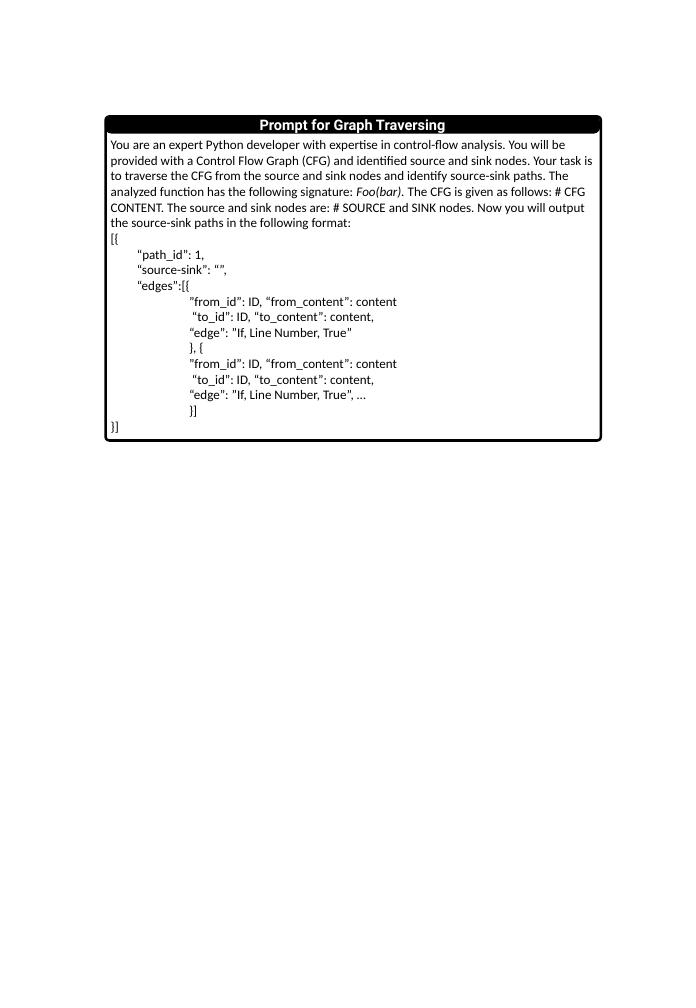
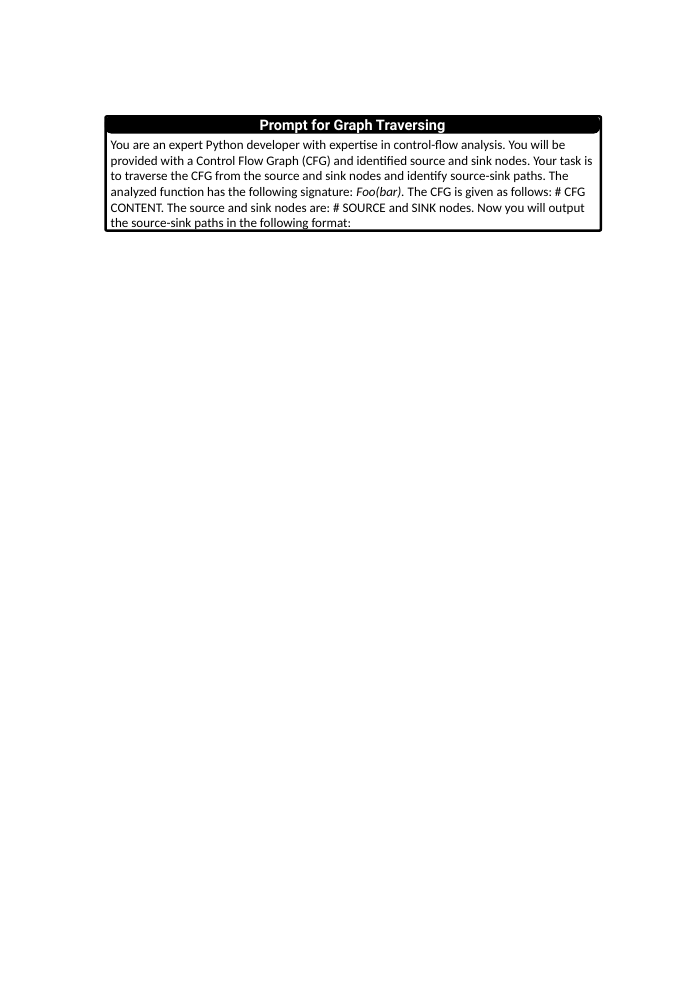
Before and after one commit to yangguangyishutou/performance, a slide deck: slide 3 of update/compatibility/fig/prompt.pptx. Drawn at 696x1008 pixels with LibreOffice and Linux fonts; fonts in the diff are those of the drawing. Boxes give left, top, right and bottom in pixels: in the first picture for what was removed or moved away, otherwise in the second. Text is boxed around its words. In the diff, an @@ line names an element or a change of style, - is before the commit and + after.

```diff
--- a/update/compatibility/fig/prompt.pptx
+++ b/update/compatibility/fig/prompt.pptx
@@ rounded rectangle: place and size @@
-rounded rectangle at [105, 116, 601, 440]
+rounded rectangle at [105, 116, 601, 231]
@@ text at [137, 250, 397, 402]: paragraphs removed @@
-[{
-“path_id”: 1,
-“source-sink”: “”,
-“edges”:[{
-”from_id”: ID, “from_content”: content
-“to_id”: ID, “to_content”: content,
-“edge”: ”If, Line Number, True”
-}, {
-”from_id”: ID, “from_content”: content
-“to_id”: ID, “to_content”: content,
-“edge”: ”If, Line Number, True”, …
-}]
-}]
```
Also in this commit, not shown: 6 other slides changed, 15 other files.
